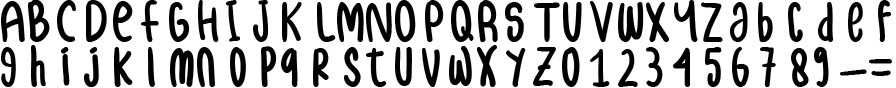
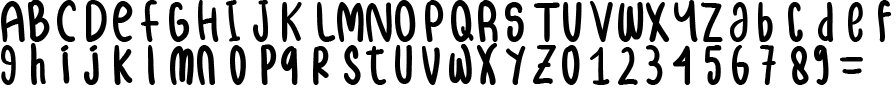
Revision of a layered 896 × 88 image; what changed, layer by layer:
painted on "ABC DEF G H I J K LMNOP QR S TU VWXYZ a b c d e f g h i j k l m" over box(1, 43, 892, 87)
